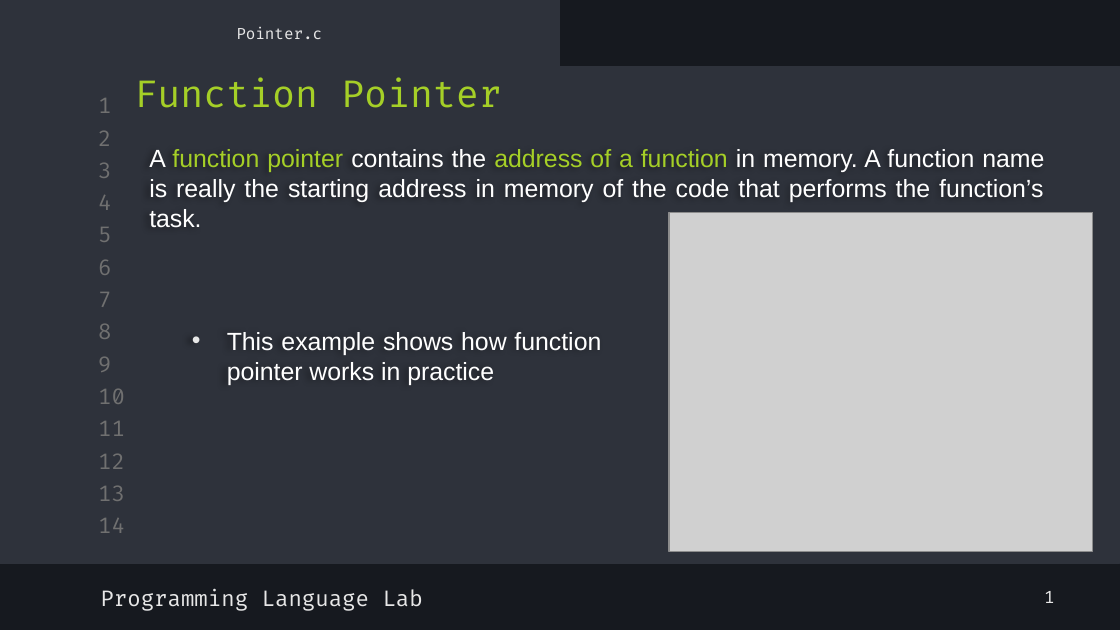
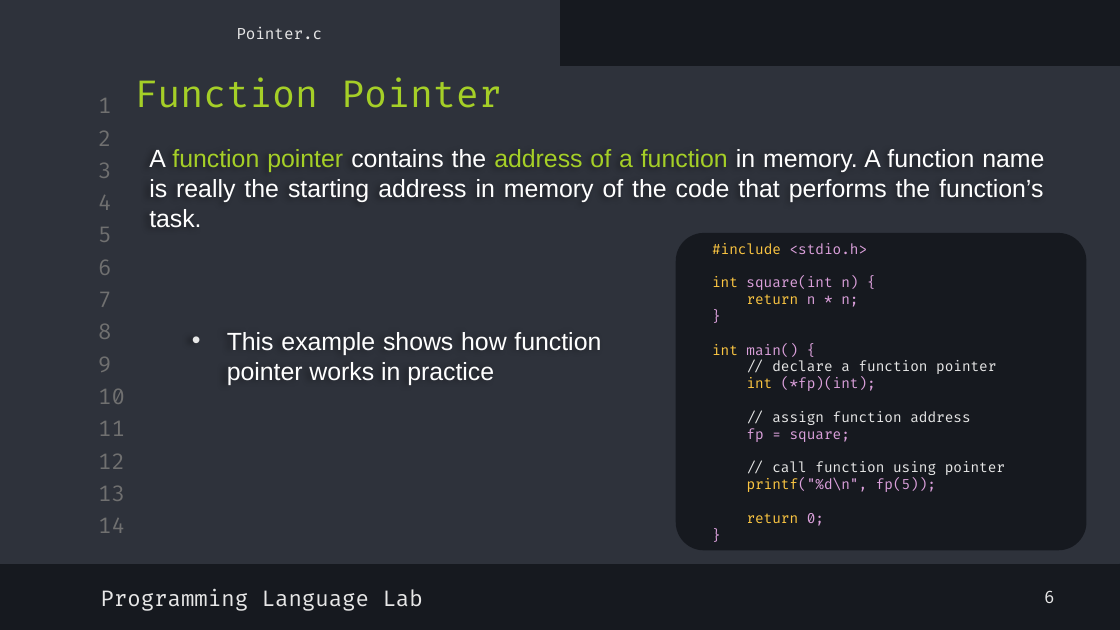
Before and after one commit to shayan-naghizadeh/C-Lab-AUT, a slide deck: slide 8 of slides/9.Pointer_2/Pointer_2.pptx. Drawn at 1120x630 pixels with LibreOffice and Linux fonts; fonts in the diff are those of the drawing; grey boxes stand for pictures. Boxes give left, top, right and bottom in pixels: in the first picture for what was removed or moved away, otherwise in the second. Text is boxed around its words. In the diff, an @@ line names an element or a change of style, - is before the commit and + after.

```diff
--- a/slides/9.Pointer_2/Pointer_2.pptx
+++ b/slides/9.Pointer_2/Pointer_2.pptx
@@ picture removed at (669, 212, 1092, 551) @@
@@ rounded rectangle added at (675, 233, 1086, 550), fill #16191F, 9 pt, text #E7E7E7 @@
+#include <stdio.h>
+int square(int n) {
+return n * n;
+}
+int main() {
+// declare a function pointer
+int (*fp)(int);
+// assign function address
+fp = square;
+// call function using pointer
+printf("%d\n", fp(5));
+return 0;
+}
@@ text at (1044, 590, 1055, 603): text changed @@
-1
+6
```
Also in this commit, not shown: 6 other slides changed, 2 slides removed, 1 other file.
